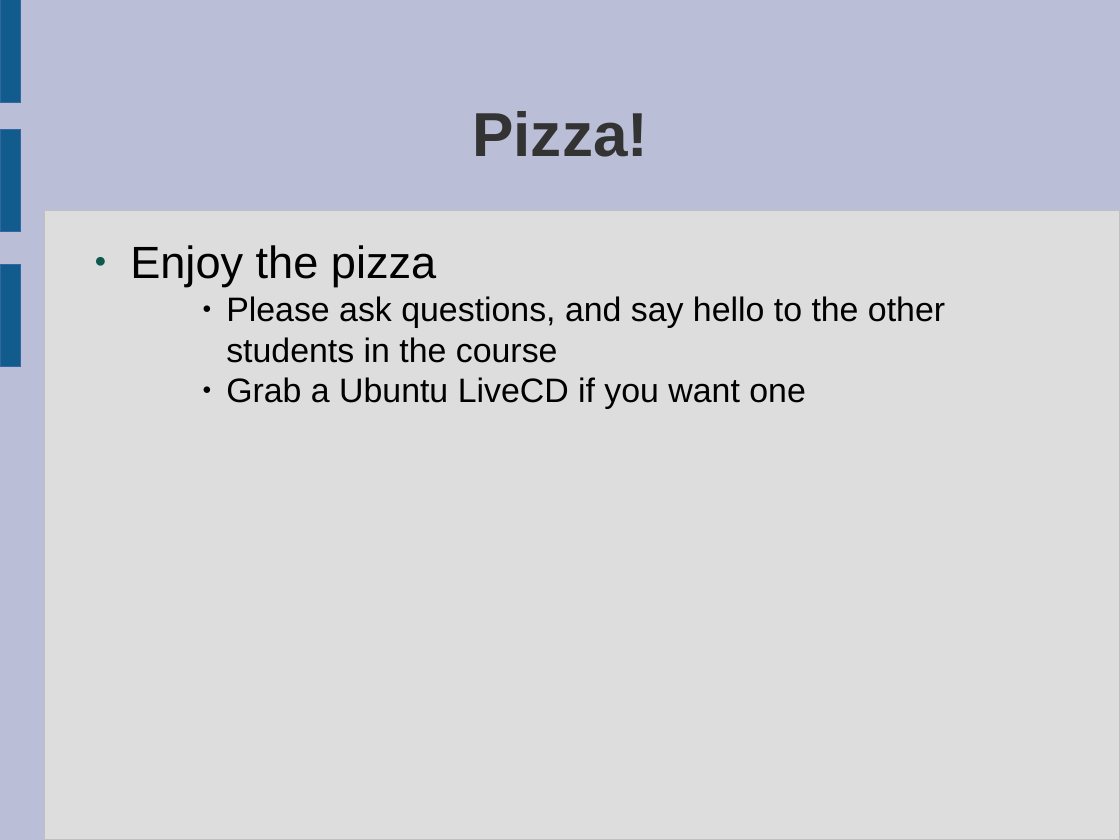
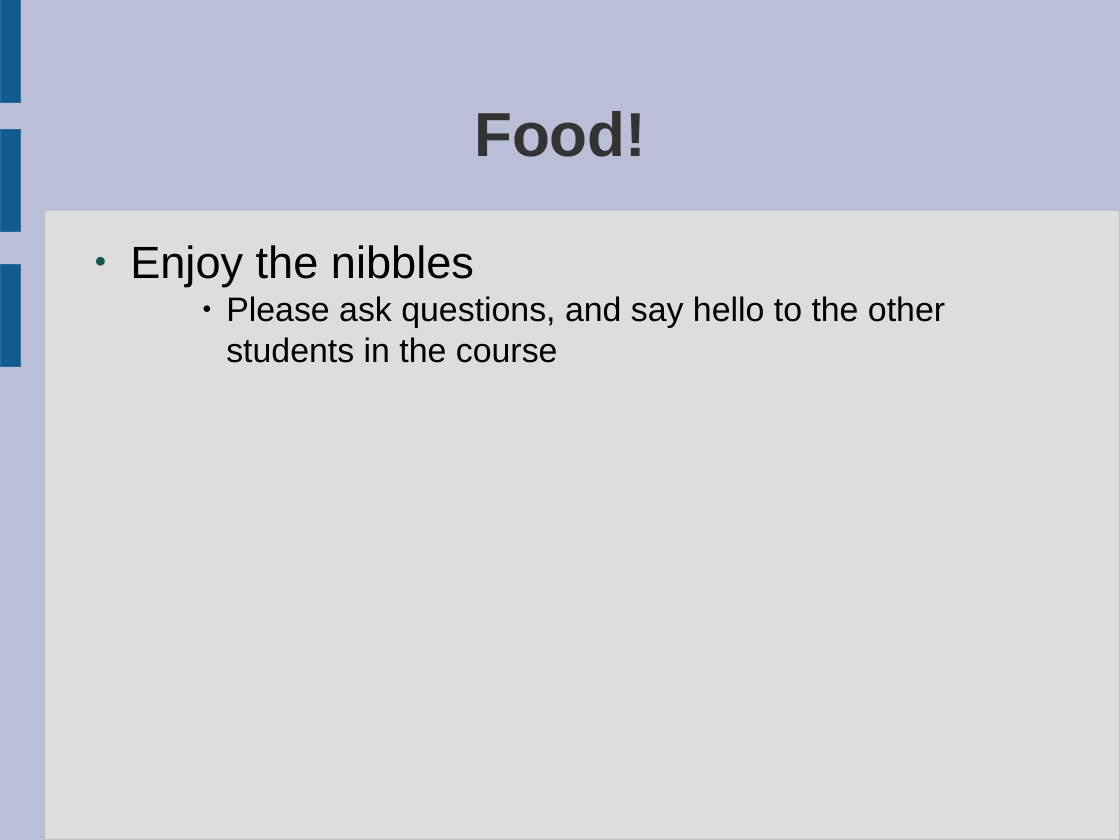
Before and after one commit to laurencesmart/comp8440, a slide deck: slide 13 of lectures/course_introduction.odp (slide 11 before the commit). Drawn at 1120x840 pixels with LibreOffice and Linux fonts; fonts in the diff are those of the drawing. Boxes give left, top, right and bottom in pixels: in the first picture for what was removed or moved away, otherwise in the second. Text is boxed around its words. In the diff, an @@ line names an element or a change of style, - is before the commit and + after.

```diff
--- a/lectures/course_introduction.odp
+++ b/lectures/course_introduction.odp
@@ title at box(474, 111, 646, 157): text changed @@
-Pizza!
+Food!
@@ text at box(130, 245, 474, 287): text changed @@
-● Enjoy the pizza
+● Enjoy the nibbles
@@ text at box(226, 377, 806, 409): paragraph removed @@
-    ● Grab a Ubuntu LiveCD if you want one
```
Also in this commit, not shown: 7 other slides changed, 2 slides added, 1 other file.
